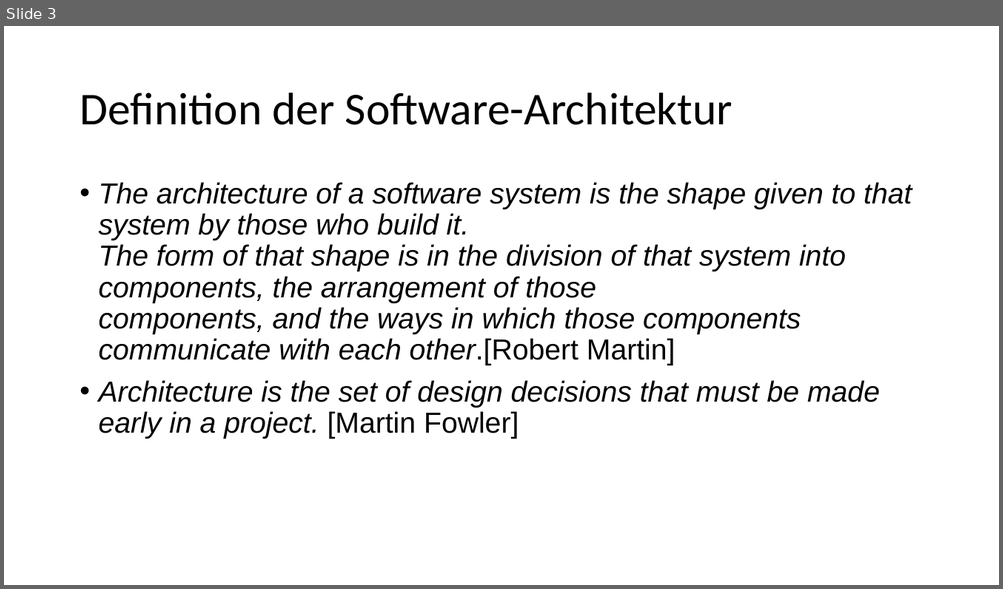
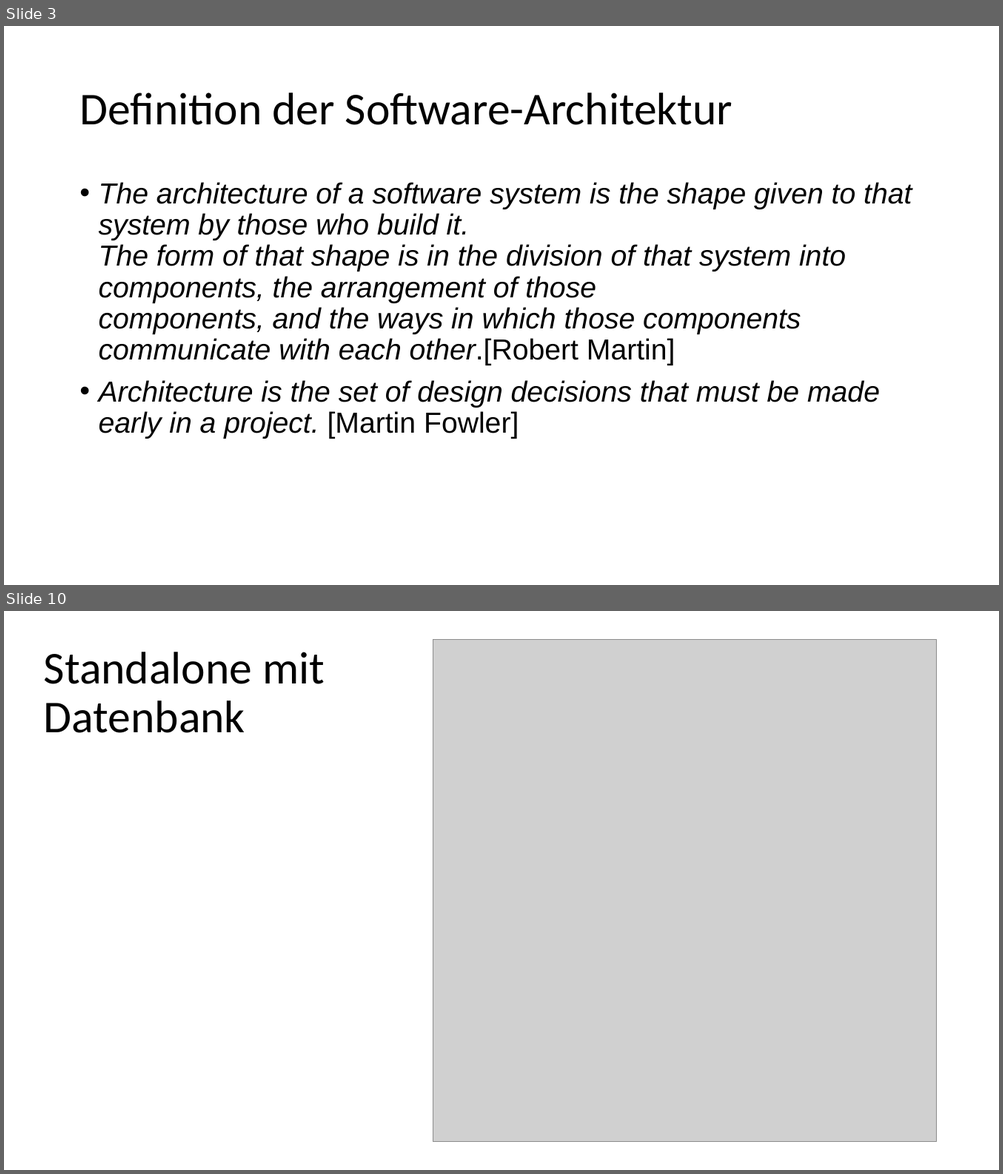
Before and after one commit to IvanAgibalov97/Praxisbericht, a slide deck: präsentation.pptx. Shown one above the other, each under a label of ours: slide 3 before the commit, slides 3 and 10 after it; the slides between them are not shown. The pictures are 1003x589 and 1003x1174 pixels, drawn with LibreOffice and Linux fonts; fonts in the diff are those of the drawing; grey boxes stand for pictures. Boxes give left, top, right and bottom in pixels: in the first picture for what was removed or moved away, otherwise in the second. Text is boxed around its words. In the diff, an @@ line names an element or a change of style, - is before the commit and + after.

```diff
--- a/präsentation.pptx
+++ b/präsentation.pptx
@@ slide 10 added at (4,611,999,1170), background #FFFFFF @@
@@ title added at (44,652,324,733), 44 pt, text #000000 @@
+Standalone mit
+Datenbank
@@ picture added at (433,639,936,1142) @@
```
Also in this commit, not shown: 4 slides changed, 7 other slides added, 33 other files.
